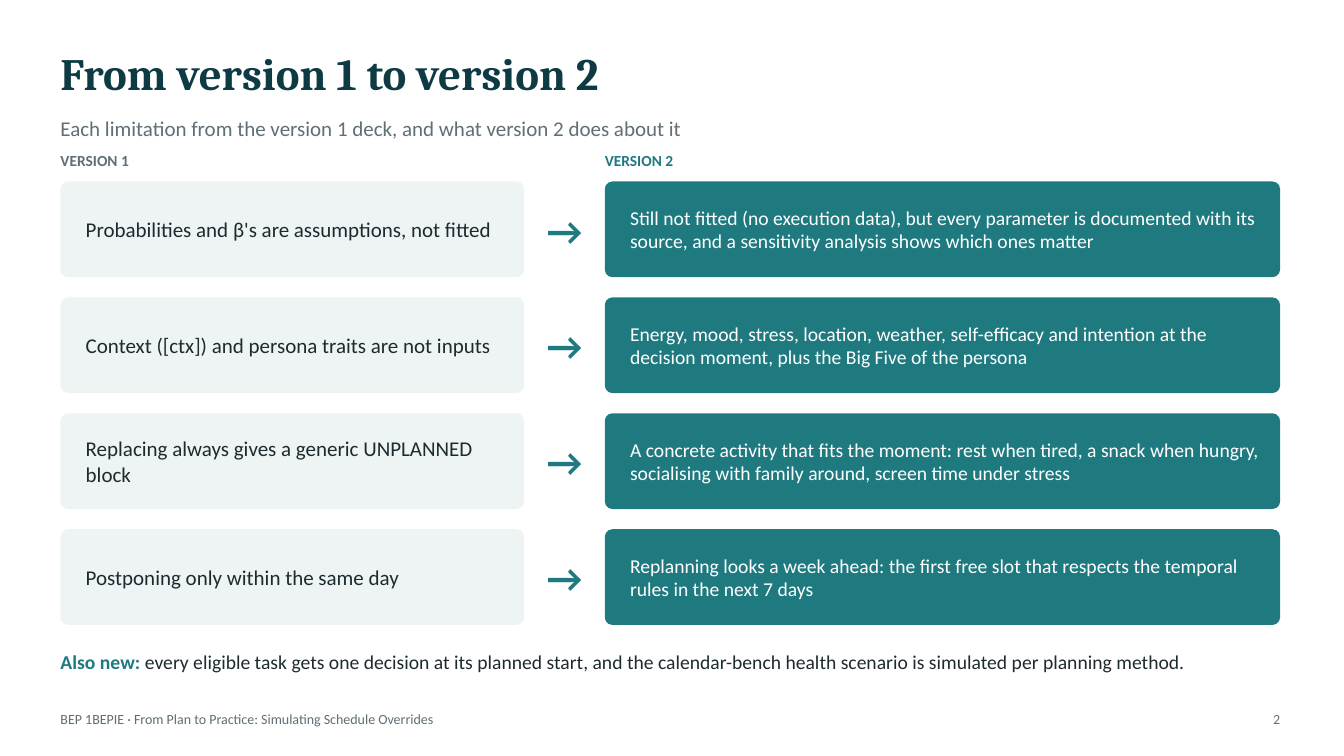
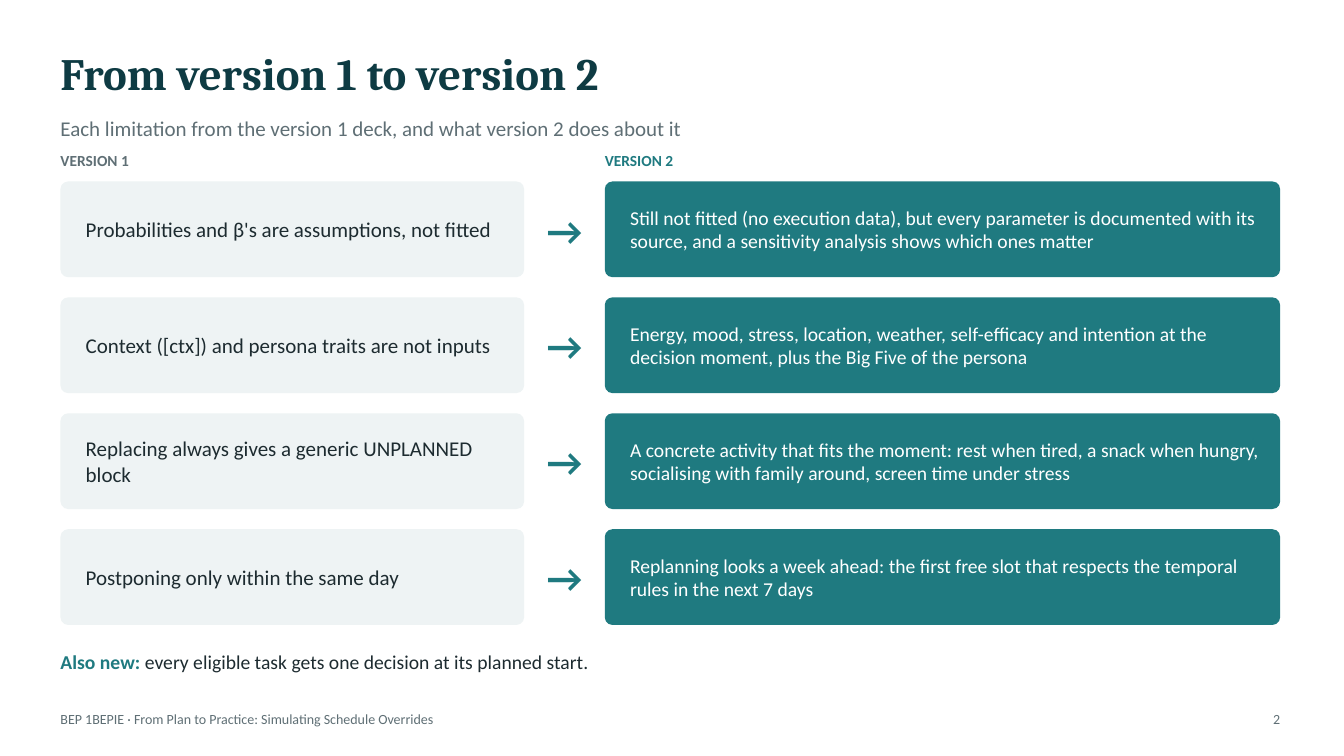
Before and after one commit to GijsvanBerloIndustrialEngineer/BEP-schedule-override-simulation, a slide deck: slide 2 of docs/Plan_vs_Executed_v2.pptx. Drawn at 1344x756 pixels with LibreOffice and Linux fonts; fonts in the diff are those of the drawing. Boxes give left, top, right and bottom in pixels: in the first picture for what was removed or moved away, otherwise in the second. Text is boxed around its words. In the diff, an @@ line names an element or a change of style, - is before the commit and + after.

```diff
--- a/docs/Plan_vs_Executed_v2.pptx
+++ b/docs/Plan_vs_Executed_v2.pptx
@@ text at [60, 655, 589, 673]: text changed @@
-Also new: every eligible task gets one decision at its planned start, and the calendar-bench health scenario is simulated per planning method.
+Also new: every eligible task gets one decision at its planned start.
```
Also in this commit, not shown: 1 other slide changed, 2 slides removed, 3 other files.
